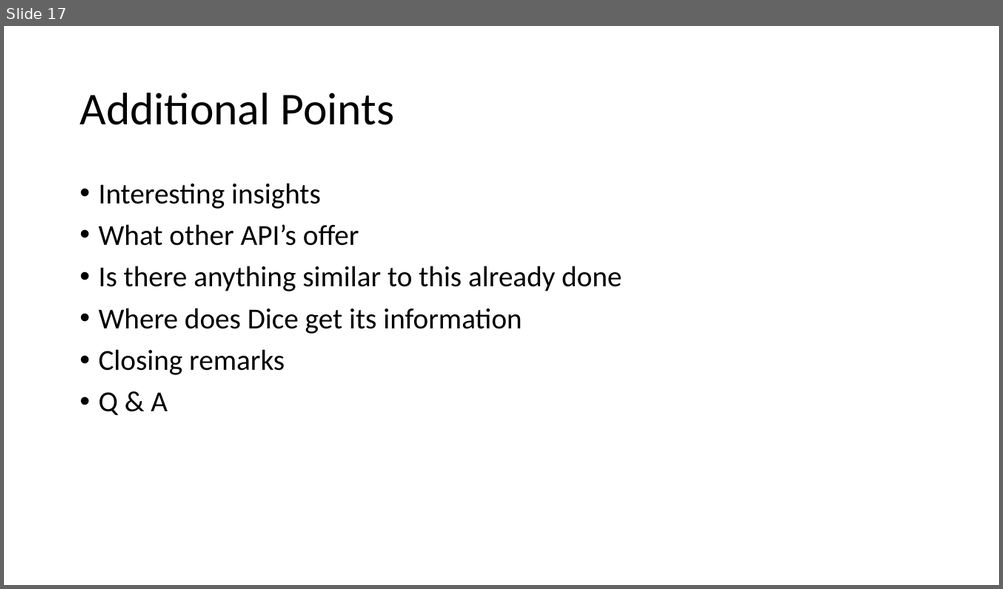
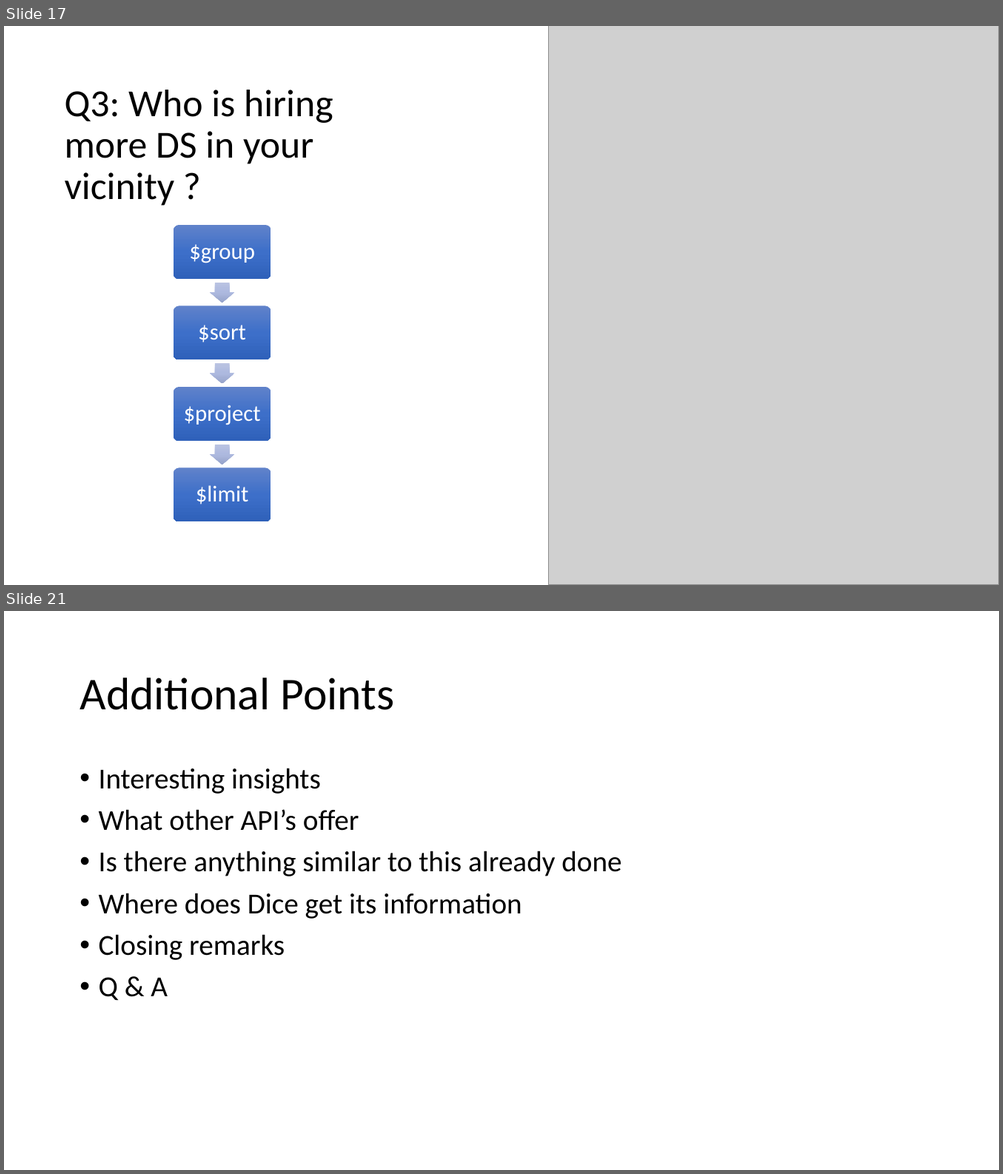
Before and after one commit to shravan-kuchkula/TermProject, a slide deck: MongoDB-TermProject.pptx. Shown one above the other, each under a label of ours: slide 17 before the commit, slides 17 and 21 after it; the slides between them are not shown. The pictures are 1003x589 and 1003x1174 pixels, drawn with LibreOffice and Linux fonts; fonts in the diff are those of the drawing; grey boxes stand for pictures. Boxes give left, top, right and bottom in pixels: in the first picture for what was removed or moved away, otherwise in the second. Text is boxed around its words. In the diff, an @@ line names an element or a change of style, - is before the commit and + after.

```diff
--- a/MongoDB-TermProject.pptx
+++ b/MongoDB-TermProject.pptx
@@ slide 17 added at [4,26,999,585], background #FFFFFF @@
@@ picture added at [549,26,999,585] @@
@@ title added at [65,90,333,206], 37 pt, text #000000 @@
+Q3: Who is hiring more DS in your vicinity ?
@@ group added at [173,225,270,522]: 4 rounded rectangles, 4 texts, 3 right arrows @@
+$group
+$sort
+$project
+$limit
@@ what was slide 17 is now slide 21 @@
```
Also in this commit, not shown: 7 slides changed, 7 other slides added, 4 slides removed.
